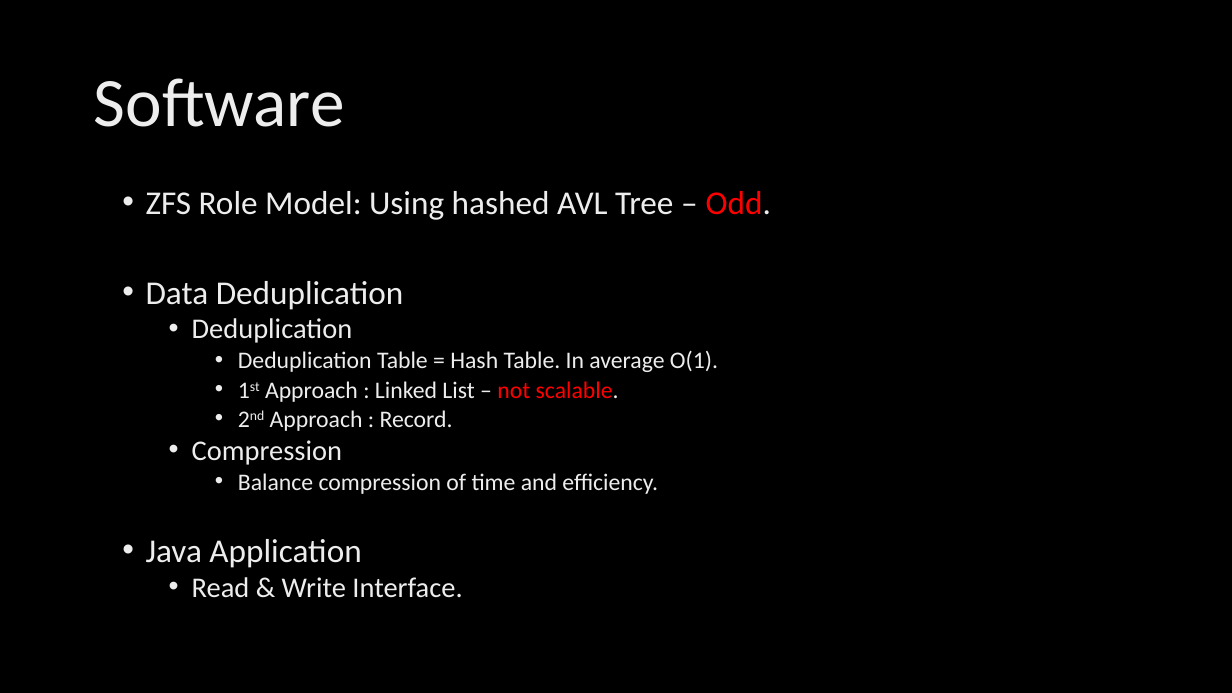
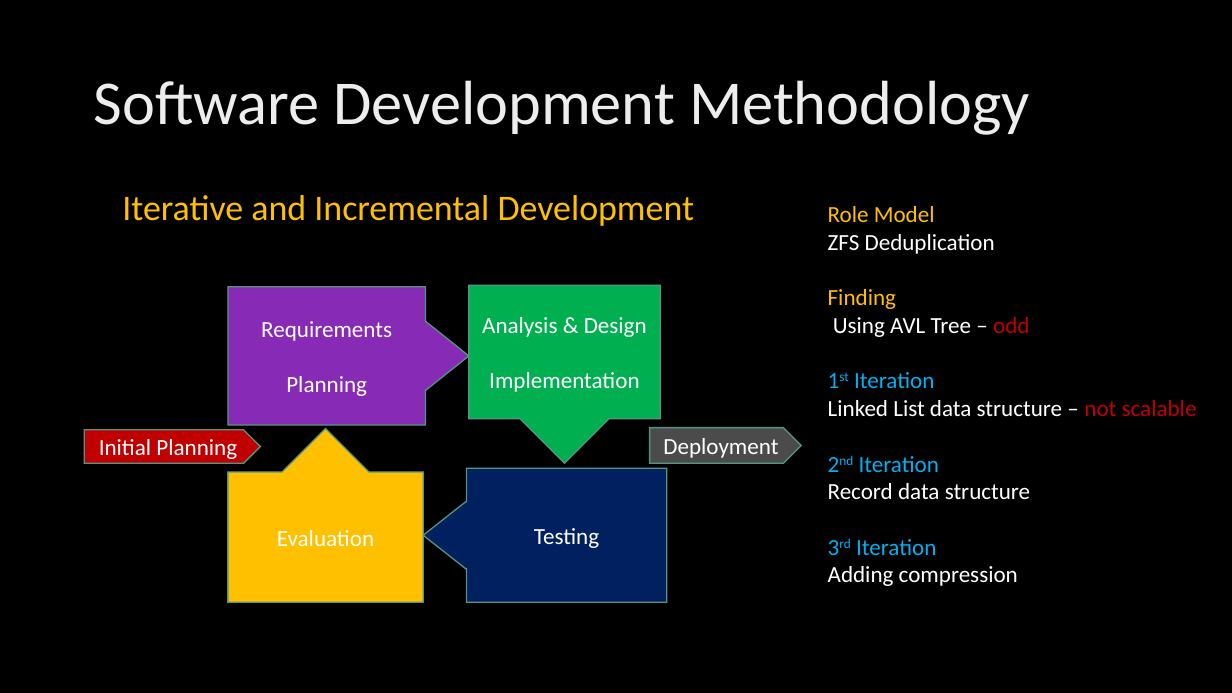
Before and after one commit to parfaire/DaDeDupNew, a slide deck: slide 5 of dd/DaDeDup.pptx (slide 6 before the commit). Drawn at 1232x693 pixels with LibreOffice and Linux fonts; fonts in the diff are those of the drawing; background and template pictures are left out. Boxes give left, top, right and bottom in pixels: in the first picture for what was removed or moved away, otherwise in the second. Text is boxed around its words. In the diff, an @@ line names an element or a change of style, - is before the commit and + after.

```diff
--- a/dd/DaDeDup.pptx
+++ b/dd/DaDeDup.pptx
@@ title at [94, 80, 1030, 135]: text changed; size 54 to 48.6 pt @@
-Software
+Software Development Methodology
@@ text at [122, 195, 695, 226]: text changed; size 18.5 to 28 pt; text colour gradient #DEDEDE to #EDEDED to #FFFFFF to #FFC000 @@
-• ZFS Role Model: Using hashed AVL Tree – Odd.
-• Data Deduplication
-  • Deduplication
-    • Deduplication Table = Hash Table. In average O(1).
-    • 1st Approach : Linked List – not scalable.
-    • 2nd Approach : Record.
-  • Compression
-    • Balance compression of time and efficiency.
-• Java Application
-  • Read & Write Interface.
+Iterative and Incremental Development
@@ right arrow callout added at [228, 287, 470, 425], fill #872BB6, outline #559684 1 pt, 18 pt, text #FFFFFF @@
+Requirements
+Planning
@@ down arrow callout added at [469, 286, 660, 464], fill #00B050, outline #559684 1 pt, 18 pt, text #FFFFFF @@
+Analysis & Design
+Implementation
@@ text added at [828, 289, 1197, 586], 18 pt, text #FFFFFF @@
+Role Model
+ZFS Deduplication
+Finding
+Using AVL Tree – odd
+1st Iteration
+Linked List data structure – not scalable
+2nd Iteration
+Record data structure
+3rd Iteration
+Adding compression
@@ pentagon arrow added at [84, 430, 261, 463], fill #C00000, outline #559684 1 pt, 18 pt, text #FFFFFF @@
+Initial Planning
@@ up arrow callout added at [228, 429, 423, 603], fill #FFC000, outline #559684 1 pt, 18 pt, text #FFFFFF @@
+Evaluation
@@ pentagon arrow added at [650, 428, 801, 464], fill #4B4B4B, outline #559684 1 pt, 18 pt, text #FFFFFF @@
+Deployment
@@ left arrow callout added at [423, 469, 667, 603], fill #002060, outline #559684 1 pt, 18 pt, text #FFFFFF @@
+Testing
```
Also in this commit, not shown: 5 other slides changed, 1 slide added, 1 slide removed, 3 other files.
